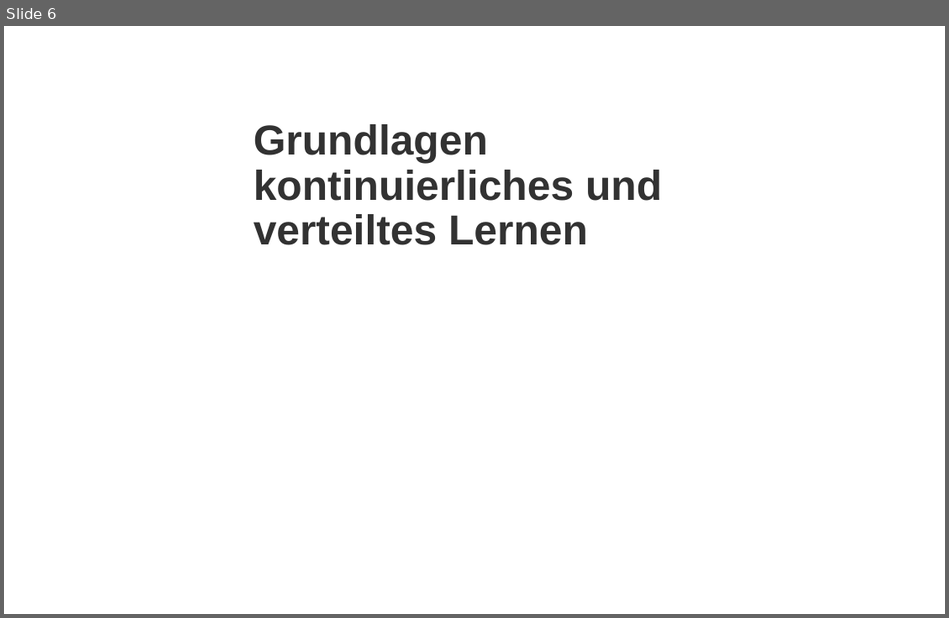
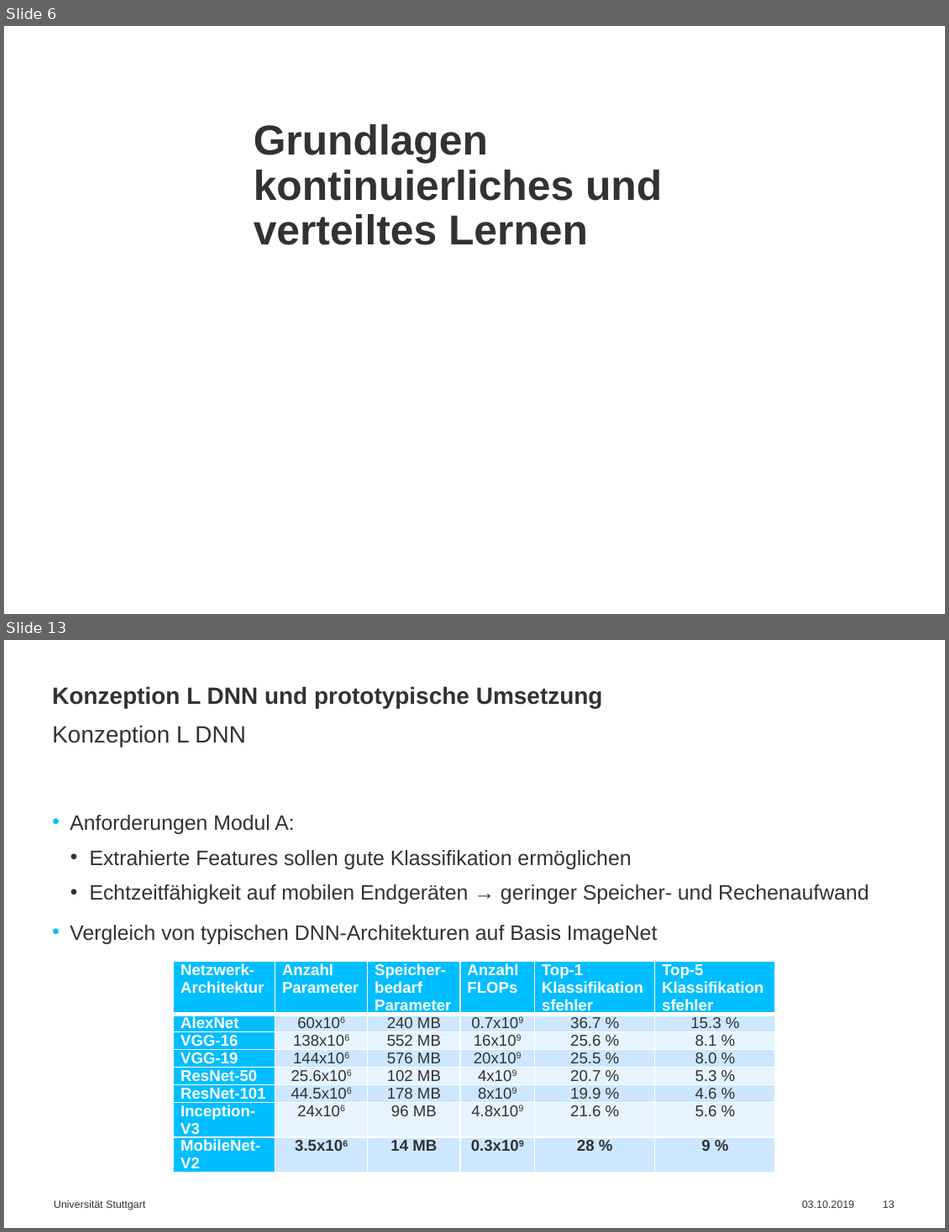
Before and after one commit to simonbuerste/Masterarbeit, a slide deck: Praesentationen/Abschlussvortrag.pptx. Shown one above the other, each under a label of ours: slide 6 before the commit, slides 6 and 13 after it; the slides between them are not shown. The pictures are 949x618 and 949x1232 pixels, drawn with LibreOffice and Linux fonts; fonts in the diff are those of the drawing; background and template pictures are left out. Boxes give left, top, right and bottom in pixels: in the first picture for what was removed or moved away, otherwise in the second. Text is boxed around its words. In the diff, an @@ line names an element or a change of style, - is before the commit and + after.

```diff
--- a/Praesentationen/Abschlussvortrag.pptx
+++ b/Praesentationen/Abschlussvortrag.pptx
@@ slide 13 added at [4,640,945,1228], background #FFFFFF @@
@@ title added at [52,686,603,708], 18 pt, text #323232, bold @@
+Konzeption L DNN und prototypische Umsetzung
@@ text added at [52,725,246,747], 18 pt, text #323232 @@
+Konzeption L DNN
@@ text added at [70,815,868,944], 16 pt, text #323232 @@
+• Anforderungen Modul A:
+  • Extrahierte Features sollen gute Klassifikation ermöglichen
+  • Echtzeitfähigkeit auf mobilen Endgeräten → geringer Speicher- und Rechenaufwand
+• Vergleich von typischen DNN-Architekturen auf Basis ImageNet
@@ table added at [174,962,774,1188], 8 rows, 6 columns @@
+Netzwerk-Architektur | Anzahl Parameter | Speicher-bedarf / Parameter | Anzahl / FLOPs | Top-1 Klassifikationsfehler | Top-5 Klassifikationsfehler
+AlexNet | 60x106 | 240 MB | 0.7x109 | 36.7 % | 15.3 %
+VGG-16 | 138x106 | 552 MB | 16x109 | 25.6 % | 8.1 %
+VGG-19 | 144x106 | 576 MB | 20x109 | 25.5 % | 8.0 %
+ResNet-50 | 25.6x106 | 102 MB | 4x109 | 20.7 % | 5.3 %
+ResNet-101 | 44.5x106 | 178 MB | 8x109 | 19.9 % | 4.6 %
+Inception-V3 | 24x106 | 96 MB | 4.8x109 | 21.6 % | 5.6 %
+MobileNet-V2 | 3.5x106 | 14 MB | 0.3x109 | 28 % | 9 %
@@ text added at [54,1200,145,1210], 8 pt, text #323232 @@
+Universität Stuttgart
@@ text added at [802,1200,854,1208], 8 pt, text #323232 @@
+03.10.2019
@@ page number added at [883,1200,894,1208], 8 pt, text #323232 @@
+13
```
Also in this commit, not shown: 5 slides changed, 14 other slides added.
